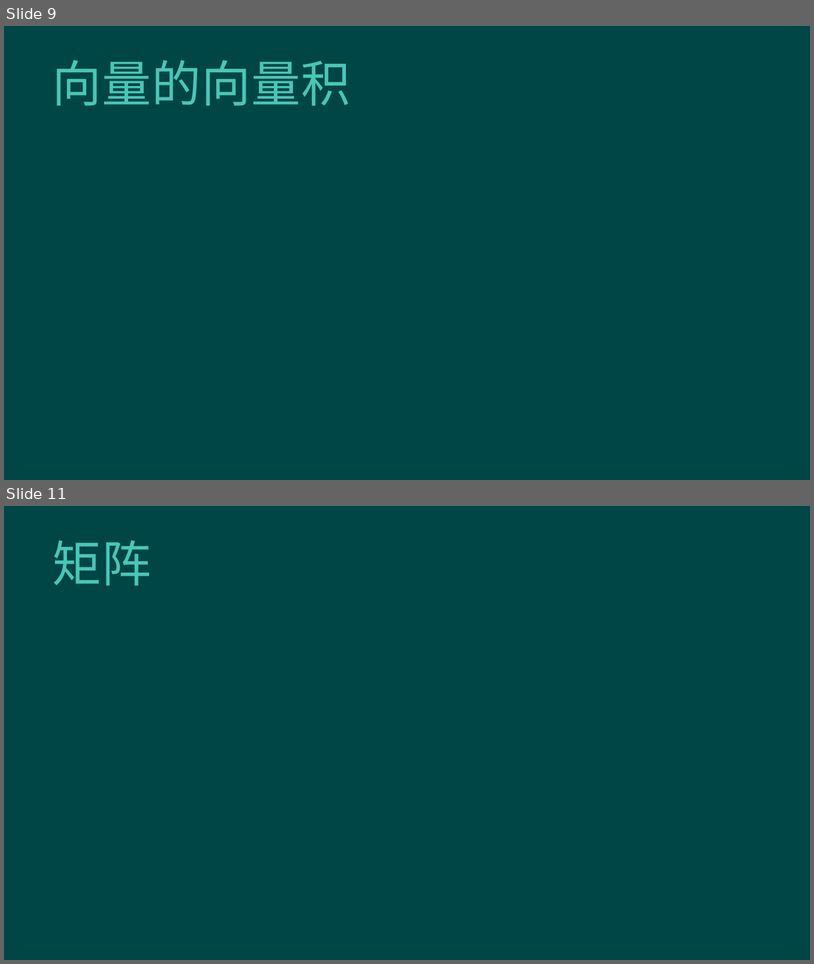
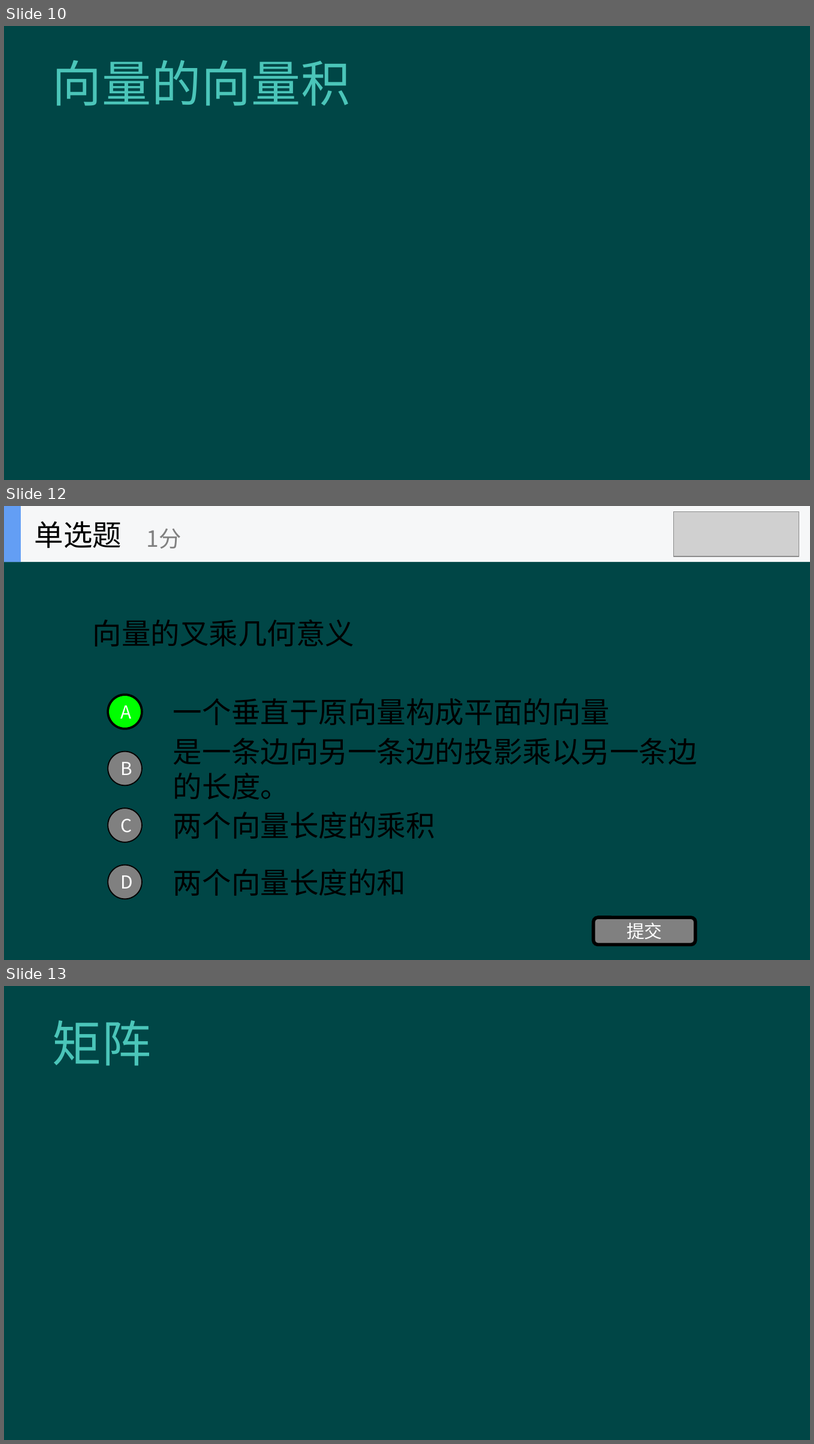
Before and after one commit to hanhonglei/Course_GameEngine, a slide deck: Slides/Principle/2 数学基础/2 数学基础.pptx. Shown one above the other, each under a label of ours: slides 9 and 11 before the commit, slides 10, 12 and 13 after it; the slides between them are not shown. The pictures are 814x964 and 814x1444 pixels, drawn with LibreOffice and Linux fonts; fonts in the diff are those of the drawing; grey boxes stand for pictures; background and template pictures are left out. Boxes give left, top, right and bottom in pixels: in the first picture for what was removed or moved away, otherwise in the second. Text is boxed around its words. In the diff, an @@ line names an element or a change of style, - is before the commit and + after.

```diff
--- a/Slides/Principle/2 数学基础/2 数学基础.pptx
+++ b/Slides/Principle/2 数学基础/2 数学基础.pptx
@@ slide 12 added at <box>4,506,810,960</box>, background #004646 @@
@@ picture added at <box>674,511,800,557</box> @@
@@ group added at <box>4,506,810,562</box>: 2 rectangles, 2 texts @@
+单选题
+1分
@@ text added at <box>93,619,355,646</box>, 26 pt, text #000000 @@
+向量的叉乘几何意义
@@ ellipse added at <box>108,694,142,729</box>, fill #00FF00, outline #000000 2 pt, 16 pt, text #FFFFFF @@
+A
@@ text added at <box>173,698,610,725</box>, 26 pt, text #000000 @@
+一个垂直于原向量构成平面的向量
@@ text added at <box>173,738,698,799</box>, 26 pt, text #000000 @@
+是一条边向另一条边的投影乘以另一条边的长度。
@@ ellipse added at <box>108,751,142,785</box>, fill #808080, outline #000000 1 pt, 16 pt, text #FFFFFF @@
+B
@@ ellipse added at <box>108,808,142,841</box>, fill #808080, outline #000000 1 pt, 16 pt, text #FFFFFF @@
+C
@@ text added at <box>173,811,435,838</box>, 26 pt, text #000000 @@
+两个向量长度的乘积
@@ ellipse added at <box>108,865,142,899</box>, fill #808080, outline #000000 1 pt, 16 pt, text #FFFFFF @@
+D
@@ text added at <box>173,868,406,895</box>, 26 pt, text #000000 @@
+两个向量长度的和
@@ rounded rectangle added at <box>593,917,696,945</box>, fill #808080, outline #000000 3 pt, 16 pt, text #FFFFFF @@
+提交
@@ what was slide 9 is now slide 10 @@
@@ what was slide 11 is now slide 13 @@
```
Also in this commit, not shown: 4 other slides added, 18 other files.
